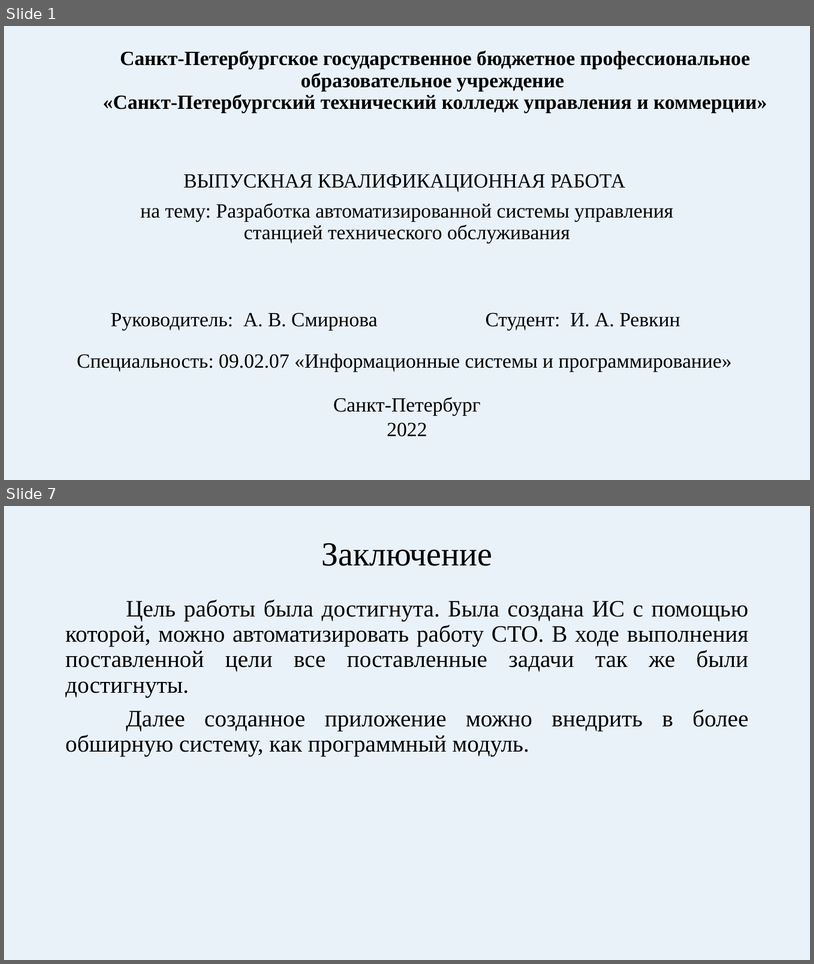
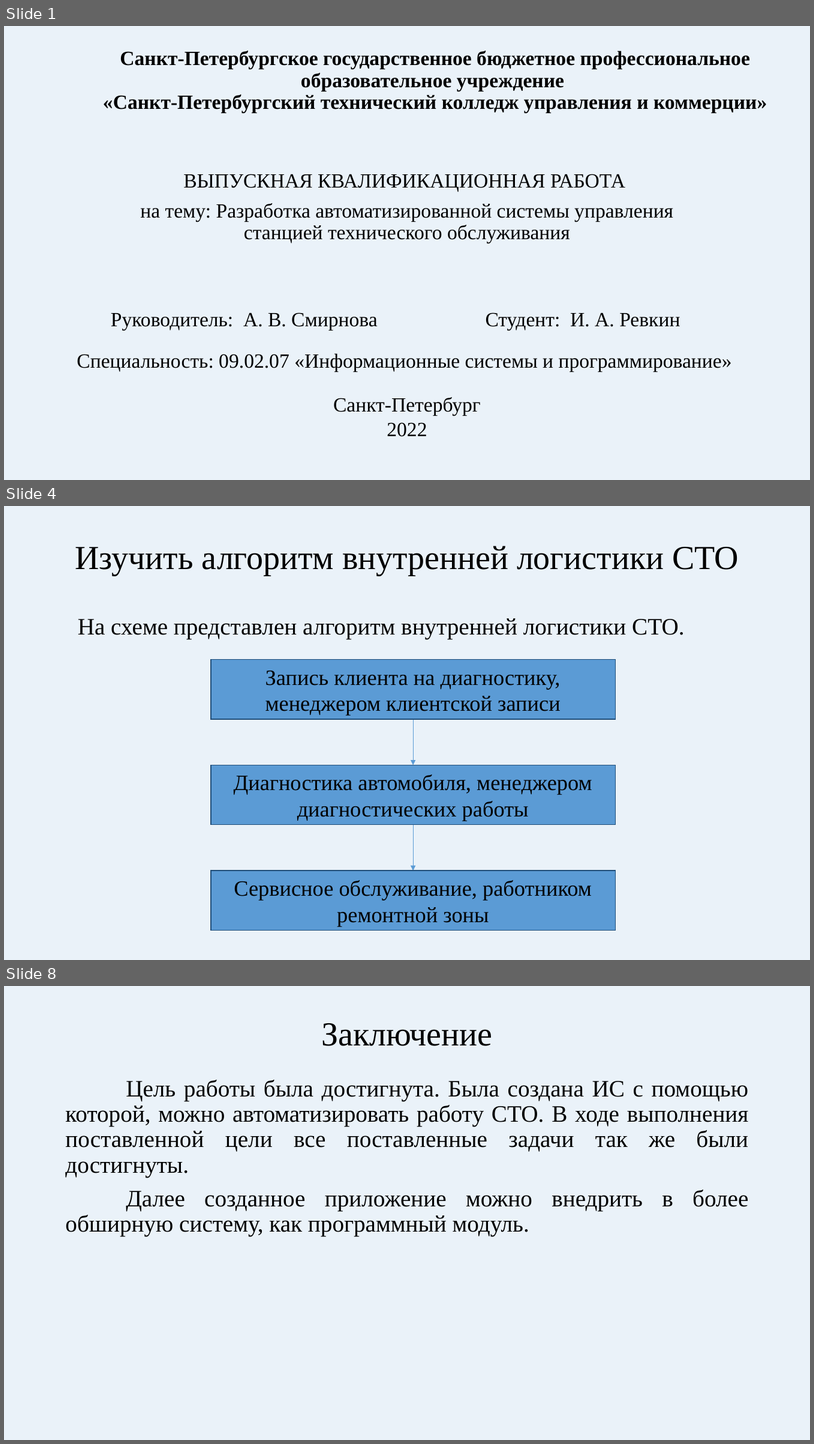
Before and after one commit to IlyaRevkin/VFCS, a slide deck: Отчёт/Создание ИС для автоматизации работы СТО.pptx. Shown one above the other, each under a label of ours: slides 1 and 7 before the commit, slides 1, 4 and 8 after it; the slides between them are not shown. The pictures are 814x964 and 814x1444 pixels, drawn with LibreOffice and Linux fonts; fonts in the diff are those of the drawing. Boxes give left, top, right and bottom in pixels: in the first picture for what was removed or moved away, otherwise in the second. Text is boxed around its words. In the diff, an @@ line names an element or a change of style, - is before the commit and + after.

```diff
--- a/Отчёт/Создание ИС для автоматизации работы СТО.pptx
+++ b/Отчёт/Создание ИС для автоматизации работы СТО.pptx
@@ slide 4 added at bbox=[4, 506, 810, 960], background #BDD7EE at 31% opacity @@
@@ title added at bbox=[75, 546, 739, 576], 40 pt, text #000000 @@
+Изучить алгоритм внутренней логистики СТО
@@ text added at bbox=[78, 618, 685, 639], 28 pt, text #000000 @@
+На схеме представлен алгоритм внутренней логистики СТО.
@@ rectangle added at bbox=[211, 660, 615, 719], fill #5B9BD5, outline #1F4D78 1 pt, 26 pt, text #000000 @@
+Запись клиента на диагностику, менеджером клиентской записи
@@ arrow added from (414, 719) to (414, 765), #5B9BD5 0.5 pt @@
@@ rectangle added at bbox=[211, 765, 615, 824], fill #5B9BD5, outline #1F4D78 1 pt, 26 pt, text #000000 @@
+Диагностика автомобиля, менеджером диагностических работы
@@ arrow added from (414, 824) to (414, 870), #5B9BD5 0.5 pt @@
@@ rectangle added at bbox=[211, 870, 615, 930], fill #5B9BD5, outline #1F4D78 1 pt, 26 pt, text #000000 @@
+Сервисное обслуживание, работником ремонтной зоны
@@ what was slide 7 is now slide 8 @@
```
Also in this commit, not shown: 4 slides changed, 1 other slide added, 1 slide removed, 32 other files.
